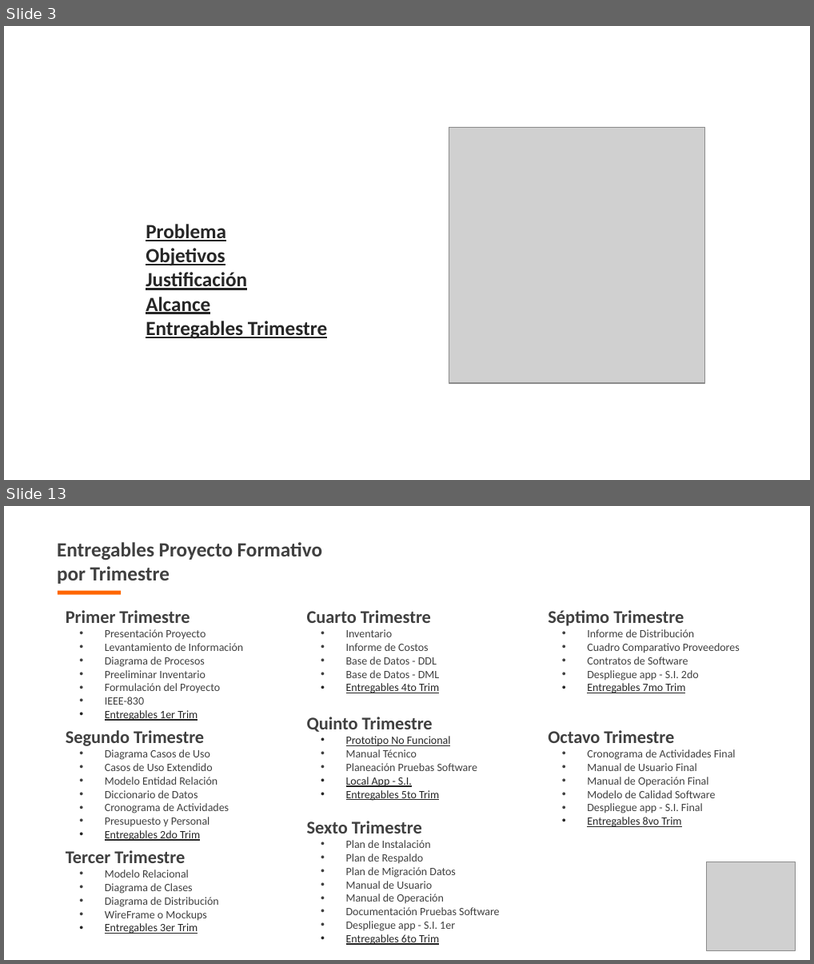
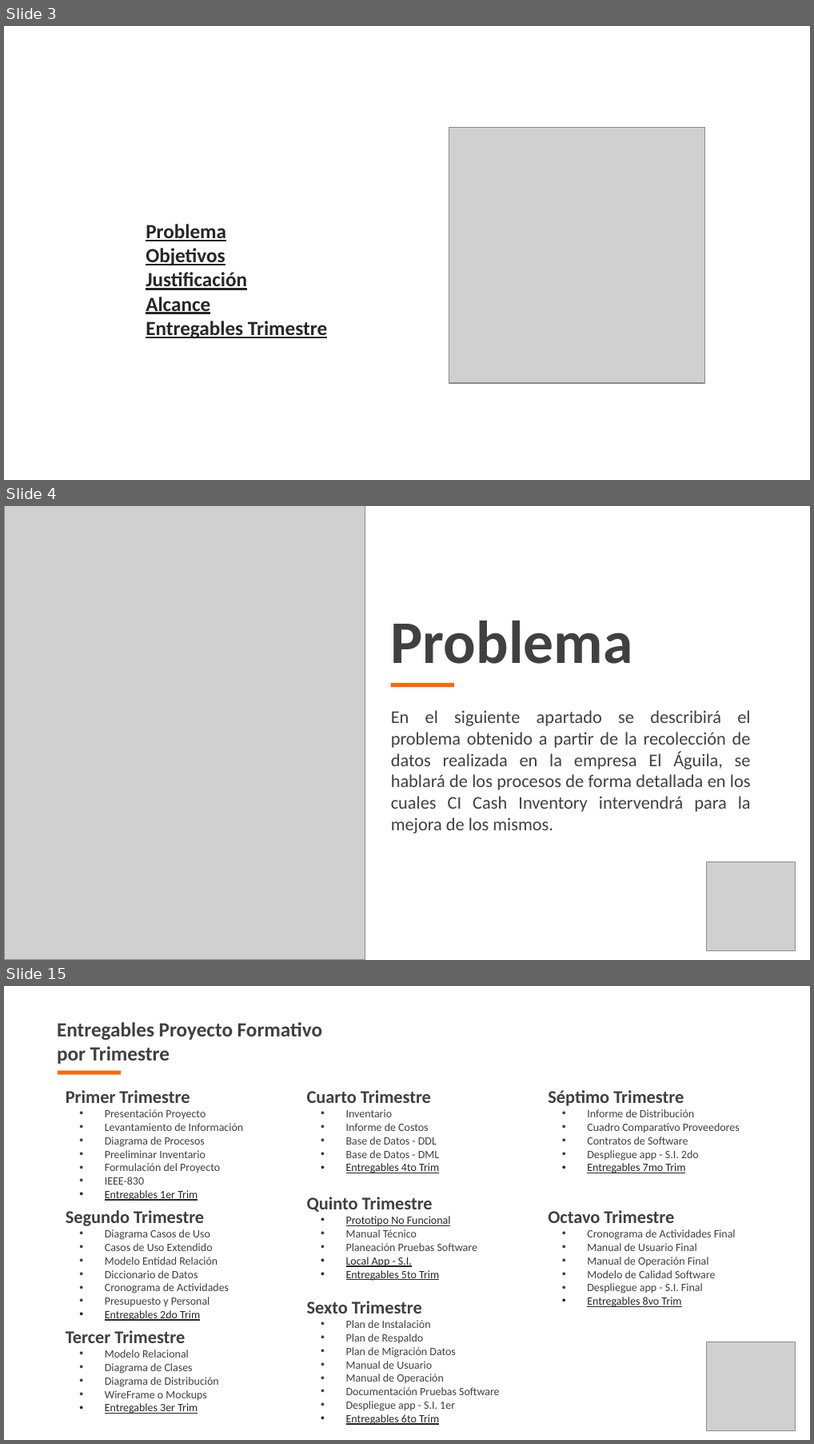
Before and after one commit to bsgaleano20/proyecto_tec_adsi, a slide deck: app/app_documentacion/1er_trim/1_1_1_presentacion_proyecto.pptx. Shown one above the other, each under a label of ours: slides 3 and 13 before the commit, slides 3, 4 and 15 after it; the slides between them are not shown. The pictures are 814x964 and 814x1444 pixels, drawn with LibreOffice and Linux fonts; fonts in the diff are those of the drawing; grey boxes stand for pictures; background and template pictures are left out. Boxes give left, top, right and bottom in pixels: in the first picture for what was removed or moved away, otherwise in the second. Text is boxed around its words. In the diff, an @@ line names an element or a change of style, - is before the commit and + after.

Commit message:
Correcciónes realizadas por el profesor en diapositvias y diagramas de proceso

```diff
--- a/app/app_documentacion/1er_trim/1_1_1_presentacion_proyecto.pptx
+++ b/app/app_documentacion/1er_trim/1_1_1_presentacion_proyecto.pptx
@@ slide 4 added at box(4, 506, 810, 960), background picture (left out) @@
@@ picture added at box(4, 506, 366, 959) @@
@@ text added at box(391, 620, 634, 664), 54 pt, text #404040, bold @@
+Problema
@@ rectangle added at box(391, 683, 454, 687), fill #FF6600 @@
@@ text added at box(391, 710, 751, 833), 16 pt, text #404040 @@
+En el siguiente apartado se describirá el problema obtenido a partir de la recolección de datos realizada en la empresa El Águila, se hablará de los procesos de forma detallada en los cuales CI Cash Inventory intervendrá para la mejora de los mismos.
@@ picture added at box(706, 862, 795, 950) @@
@@ what was slide 13 is now slide 15 @@
```
Also in this commit, not shown: 7 slides changed, 5 other slides added, 3 slides removed, 8 other files.
